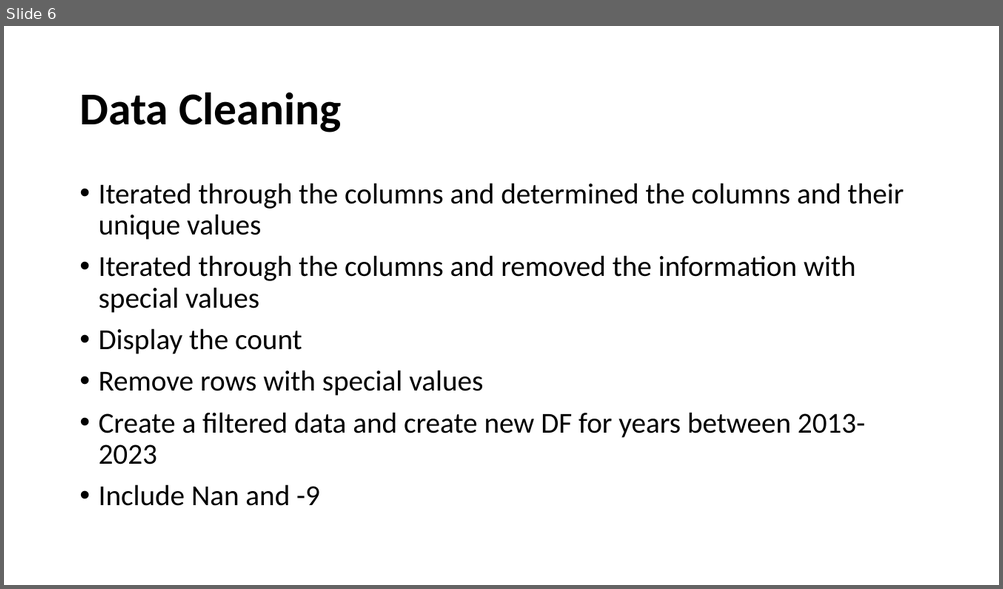
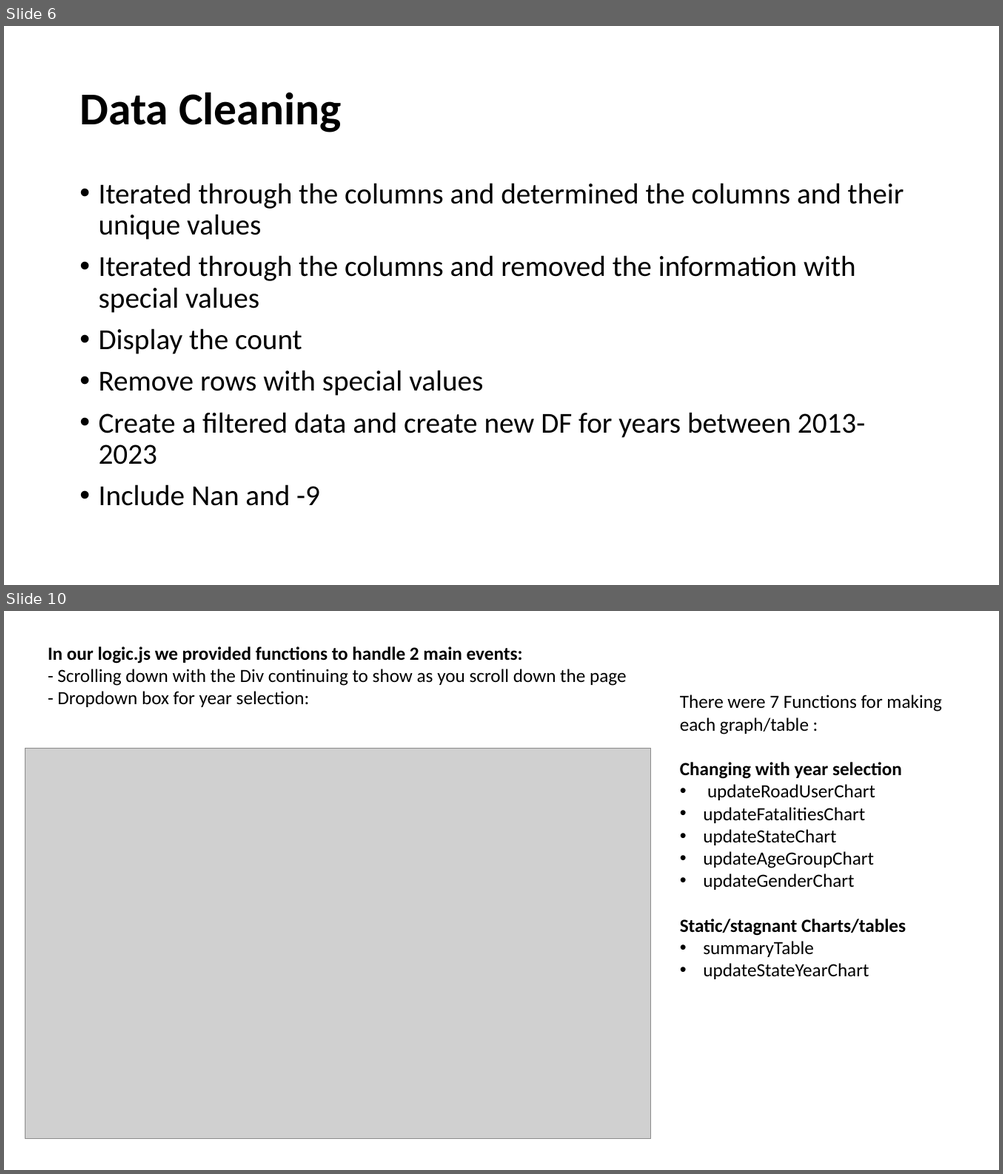
Before and after one commit to pkrachakonda/Project3---Australian-Road-Crash-Data-Analysis, a slide deck: Presentation.pptx. Shown one above the other, each under a label of ours: slide 6 before the commit, slides 6 and 10 after it; the slides between them are not shown. The pictures are 1003x589 and 1003x1174 pixels, drawn with LibreOffice and Linux fonts; fonts in the diff are those of the drawing; grey boxes stand for pictures. Boxes give left, top, right and bottom in pixels: in the first picture for what was removed or moved away, otherwise in the second. Text is boxed around its words. In the diff, an @@ line names an element or a change of style, - is before the commit and + after.

Commit message:
all dashboard completed with charts and leaflet

```diff
--- a/Presentation.pptx
+++ b/Presentation.pptx
@@ slide 10 added at [4, 611, 999, 1170], background #FFFFFF @@
@@ text added at [48, 647, 626, 707], 18 pt, text #000000 @@
+In our logic.js we provided functions to handle 2 main events:
+- Scrolling down with the Div continuing to show as you scroll down the page
+- Dropdown box for year selection:
@@ text added at [680, 695, 941, 980], 18 pt, text #000000 @@
+There were 7 Functions for making each graph/table :
+Changing with year selection
+• updateRoadUserChart
+• updateFatalitiesChart
+• updateStateChart
+• updateAgeGroupChart
+• updateGenderChart
+Static/stagnant Charts/tables
+• summaryTable
+• updateStateYearChart
@@ picture added at [25, 749, 651, 1139] @@
```
Also in this commit, not shown: 1 slide changed, 3 other slides added, 1 slide removed, 33 other files.
